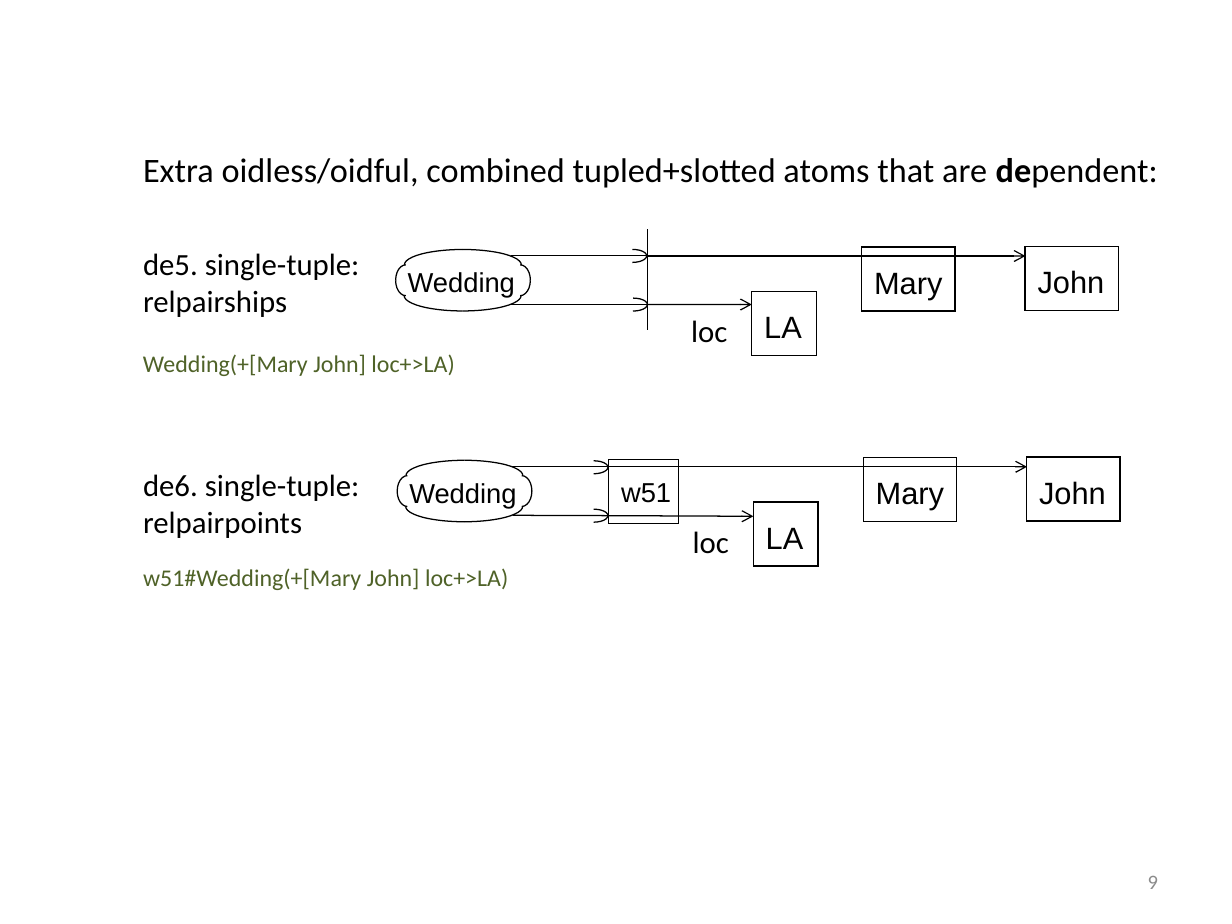
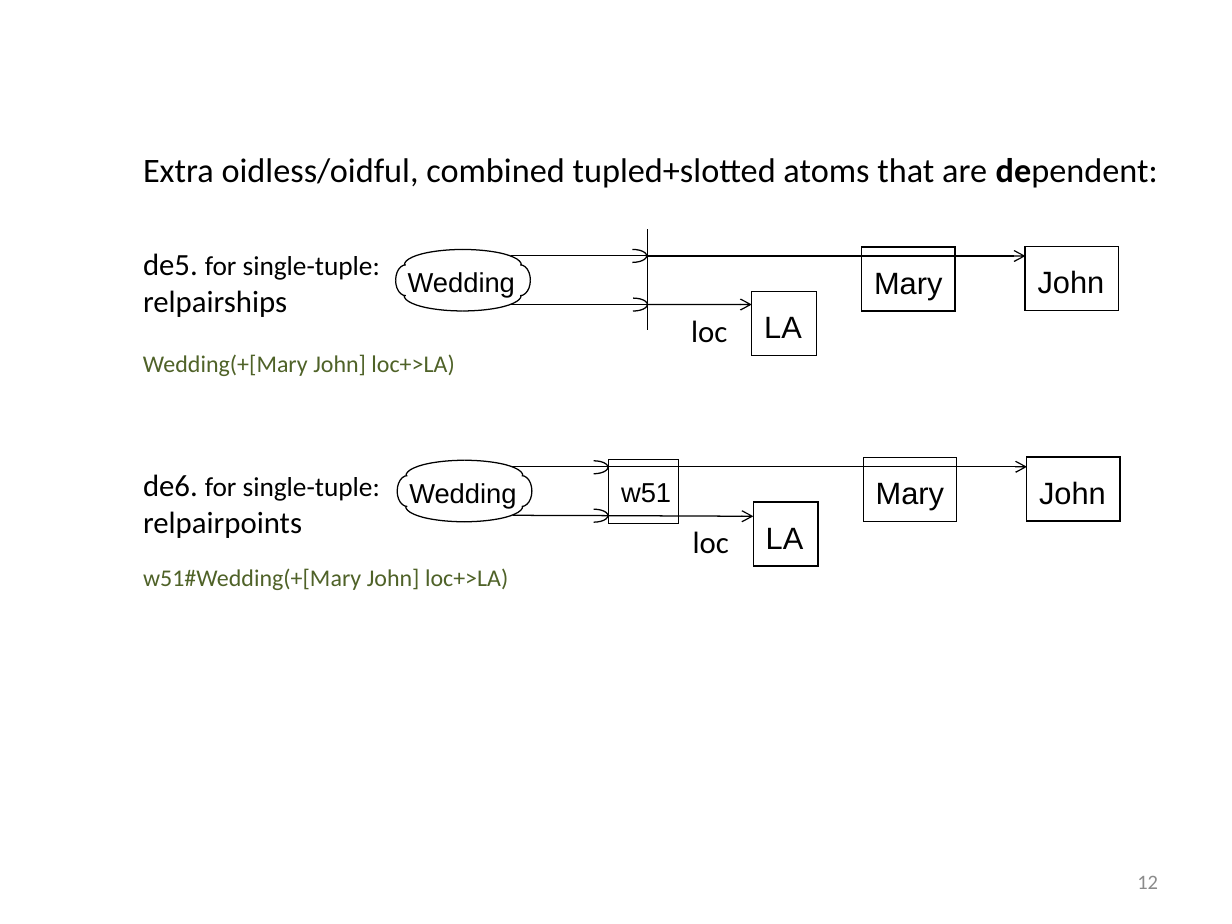
Before and after one commit to RuleML/ruleml-website, a slide deck: slide 12 of talks/PSOAMetamodelGrailogWedding.pptx (slide 9 before the commit). Drawn at 1232x924 pixels with LibreOffice and Linux fonts; fonts in the diff are those of the drawing. Boxes give left, top, right and bottom in pixels: in the first picture for what was removed or moved away, otherwise in the second. Text is boxed around its words. In the diff, an @@ line names an element or a change of style, - is before the commit and + after.

```diff
--- a/talks/PSOAMetamodelGrailogWedding.pptx
+++ b/talks/PSOAMetamodelGrailogWedding.pptx
@@ text at bbox=[143, 253, 380, 280]: text changed; size 18 to 16 pt @@
-de5. single-tuple:
+de5. for single-tuple:
@@ text at bbox=[143, 474, 380, 501]: text changed; size 18 to 16 pt @@
-de6. single-tuple:
+de6. for single-tuple:
@@ page number at bbox=[1137, 876, 1158, 889]: text changed @@
-9
+12
```
Also in this commit, not shown: 9 other slides changed, 3 slides added, 1 other file.
